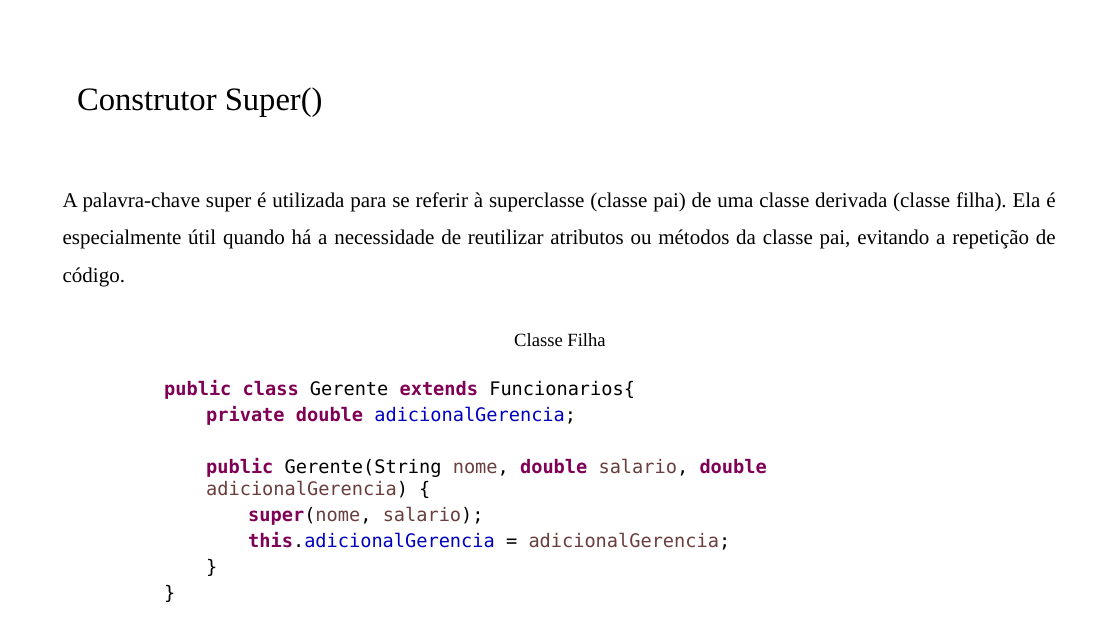
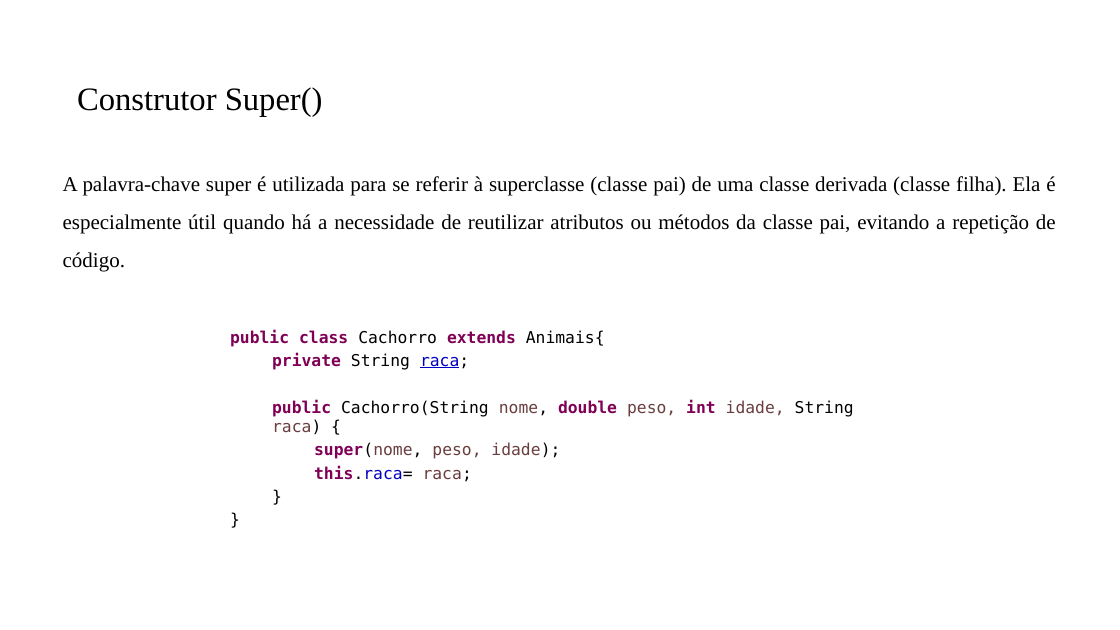
Before and after one commit to PedroMiho/UMC, a slide deck: slide 9 of Projeto de Software e Segurança da Informação - 2026/Projeto de Software/Aula07-HerançaPolimorfismo/Herança e Porlimosfismo.pptx (slide 10 before the commit). Drawn at 1120x630 pixels with LibreOffice and Linux fonts; fonts in the diff are those of the drawing; background and template pictures are left out. Boxes give left, top, right and bottom in pixels: in the first picture for what was removed or moved away, otherwise in the second. Text is boxed around its words. In the diff, an @@ line names an element or a change of style, - is before the commit and + after.

```diff
--- a/Projeto de Software e Segurança da Informação - 2026/Projeto de Software/Aula07-HerançaPolimorfismo/Herança e Porlimosfismo.pptx
+++ b/Projeto de Software e Segurança da Informação - 2026/Projeto de Software/Aula07-HerançaPolimorfismo/Herança e Porlimosfismo.pptx
@@ text "A palavra-chave super é utilizada ...": place and size @@
-text "A palavra-chave super é utilizada ..." at <box>63,192,1056,287</box>
+text "A palavra-chave super é utilizada ..." at <box>63,176,1056,272</box>
@@ text "public class Cachorro extends Animais{": place and size @@
-text "public class Cachorro extends Animais{" at <box>164,381,767,550</box>
+text "public class Cachorro extends Animais{" at <box>230,330,854,482</box>
@@ text "public class Cachorro extends Animais{" at <box>230,330,854,482</box>: size 16 to 14 pt in "}", "}" @@
@@ text at <box>230,330,854,482</box>: text changed; size 16 to 14 pt; text colour #7F0055 to #000000 @@
-public class Gerente extends Funcionarios{
-  private double adicionalGerencia;
-  public Gerente(String nome, double salario, double adicionalGerencia) {
-    super(nome, salario);
-    this.adicionalGerencia = adicionalGerencia;
+public class Cachorro extends Animais{
+  private String raca;
+  public Cachorro(String nome, double peso, int idade, String raca) {
+    super(nome, peso, idade);
+    this.raca= raca;
@@ text removed at <box>514,333,605,347</box> @@
-Classe Filha
```
Also in this commit, not shown: 4 other slides changed, 2 slides removed, 2 other files.
